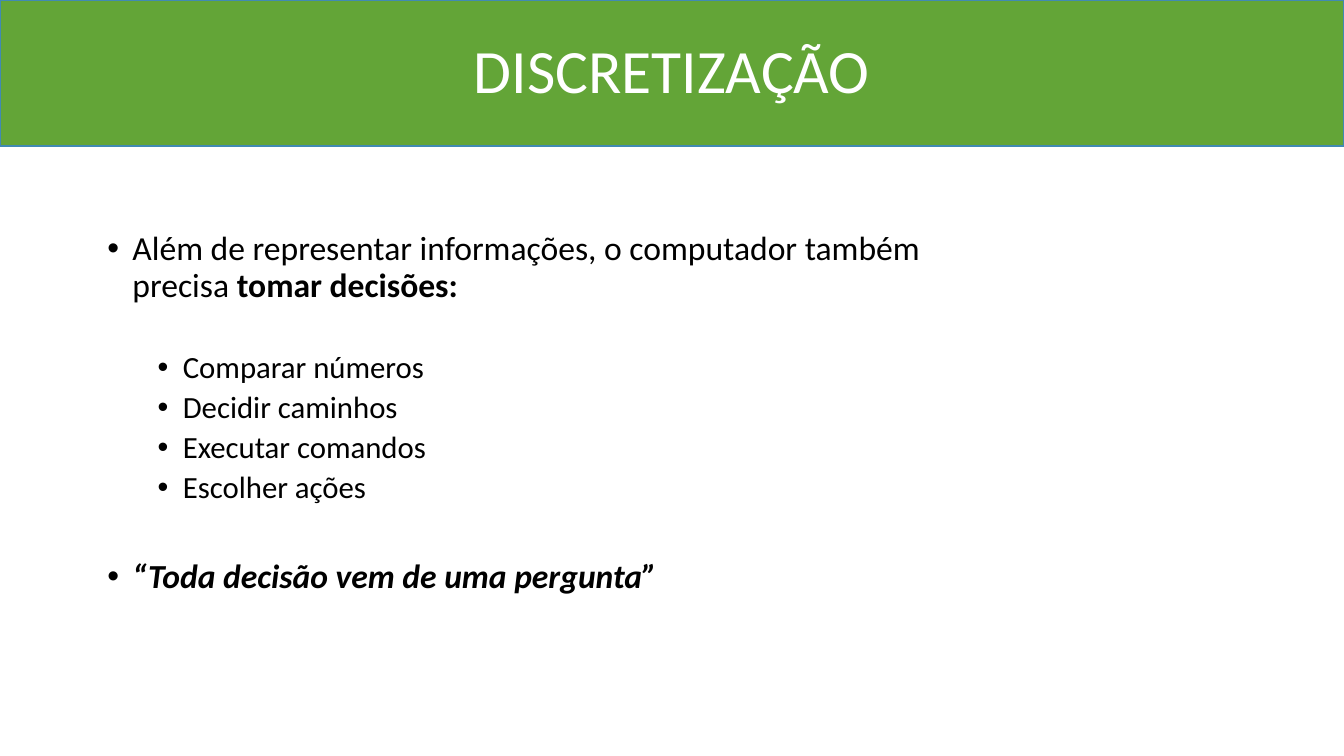
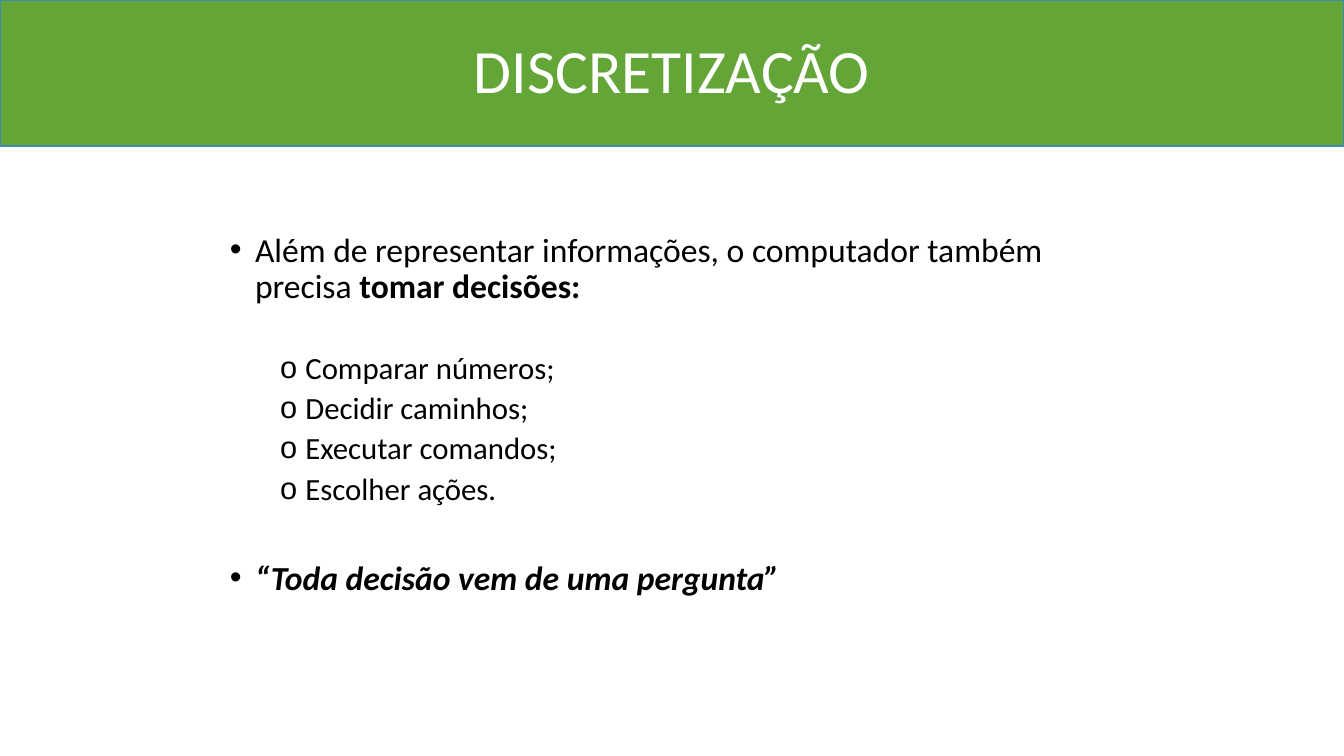
Before and after one commit to Marcio-Salmazo/Aulas, a slide deck: slide 11 of UNIUBE-MD/Teoria_MD.pptx. Drawn at 1344x756 pixels with LibreOffice and Linux fonts; fonts in the diff are those of the drawing. Boxes give left, top, right and bottom in pixels: in the first picture for what was removed or moved away, otherwise in the second. Text is boxed around its words. In the diff, an @@ line names an element or a change of style, - is before the commit and + after.

```diff
--- a/UNIUBE-MD/Teoria_MD.pptx
+++ b/UNIUBE-MD/Teoria_MD.pptx
@@ text "Além de representar informações, o ...": place and size @@
-text "Além de representar informações, o ..." at box(132, 236, 920, 594)
+text "Além de representar informações, o ..." at box(255, 238, 1042, 596)
@@ text at box(305, 358, 557, 505): text changed @@
-  • Comparar números
-  • Decidir caminhos
-  • Executar comandos
-  • Escolher ações
+  o Comparar números;
+  o Decidir caminhos;
+  o Executar comandos;
+  o Escolher ações.
```
Also in this commit, not shown: 22 other slides changed, 11 slides added, 1 slide removed, 2 other files.
